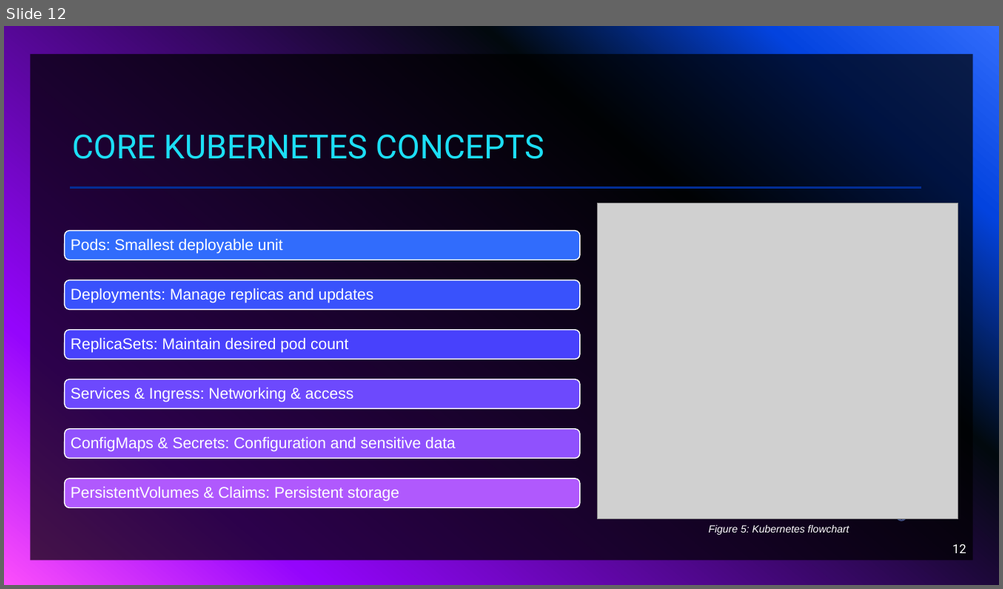
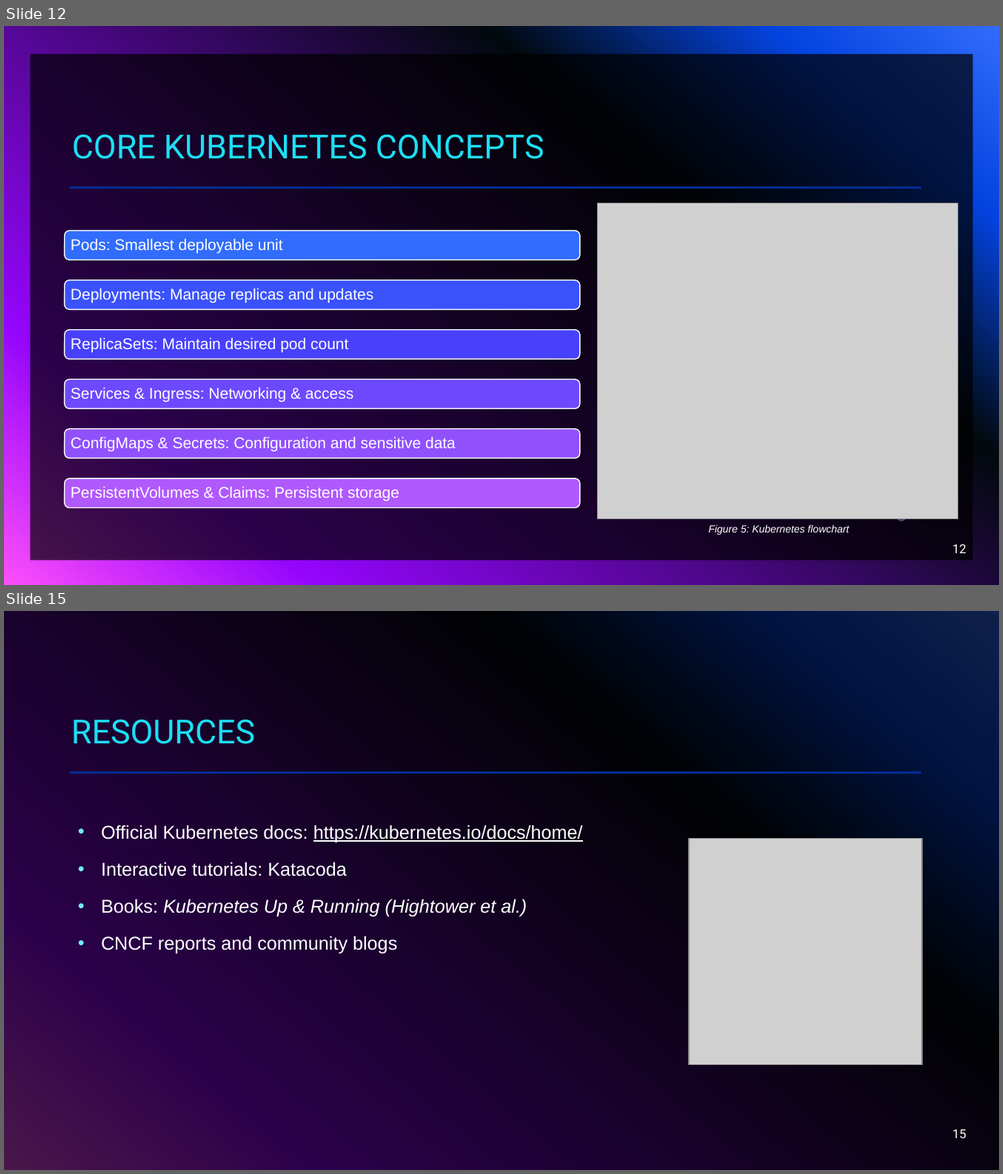
Before and after one commit to FontysVenlo/esd-workshop-kubernetes-essentials, a slide deck: First presentation draft.pptx. Shown one above the other, each under a label of ours: slide 12 before the commit, slides 12 and 15 after it; the slides between them are not shown. The pictures are 1003x589 and 1003x1174 pixels, drawn with LibreOffice and Linux fonts; fonts in the diff are those of the drawing; grey boxes stand for pictures. Boxes give left, top, right and bottom in pixels: in the first picture for what was removed or moved away, otherwise in the second. Text is boxed around its words. In the diff, an @@ line names an element or a change of style, - is before the commit and + after.

```diff
--- a/First presentation draft.pptx
+++ b/First presentation draft.pptx
@@ slide 15 added at (4, 611, 999, 1170), background gradient #316CFC to #0343DF to #02090E to #9405FC to #FC4EFB; not listed: 1 template element that a slide beside it also shows @@
@@ rectangle added at (4, 611, 999, 1170), fill #000000 at 70% opacity @@
@@ title added at (71, 719, 255, 744), 32 pt, text #1CDFF5 @@
+RESOURCES
@@ text added at (101, 825, 583, 954), 18 pt, text #FFFFFF @@
+• Official Kubernetes docs: https://kubernetes.io/docs/home/
+• Interactive tutorials: Katacoda
+• Books: Kubernetes Up & Running (Hightower et al.)
+• CNCF reports and community blogs
@@ picture added at (689, 839, 922, 1065) @@
@@ page number added at (952, 1130, 966, 1139), 12 pt, text #FFFFFF @@
+15
```
Also in this commit, not shown: 2 slides changed, 1 other slide added.
